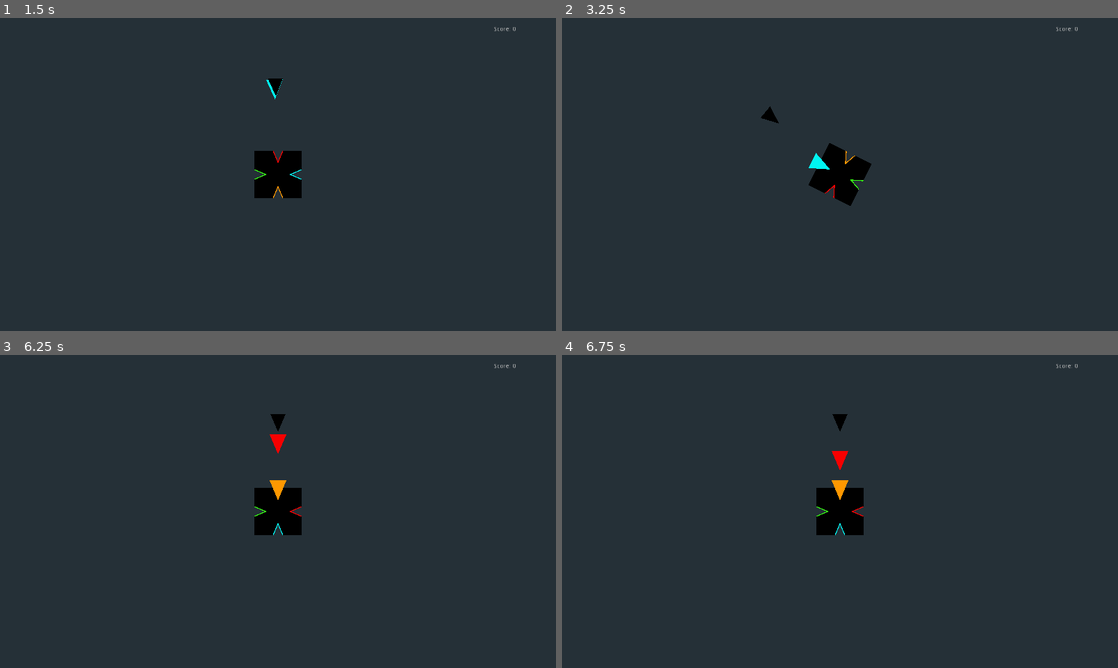
Above: before the commit, frames 1-4 (two rows, left to right).
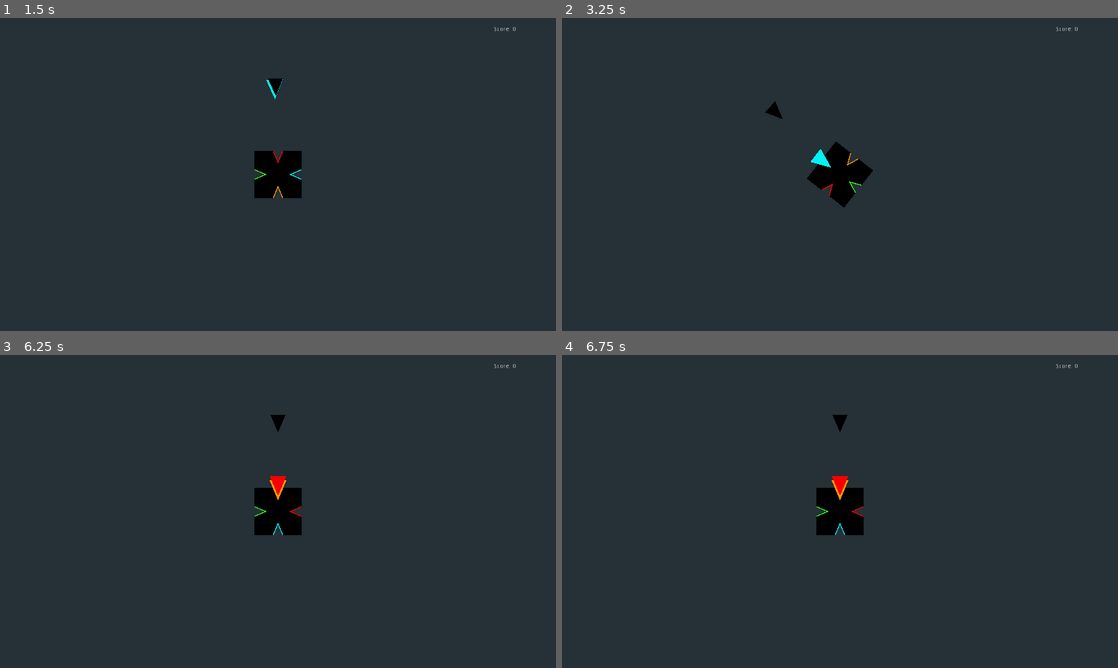
Above: after the commit, the same moments.

Repository: KeatonMueller/polymonous
Game: Godot game, scene res://Scenes/Title/TitleScreen.tscn
Two runs of this game, one before a commit and one after it. Both use one fixed random seed, a clock stepped at 60 frames per second and the inputs below.
Inputs:
- Up to frame 1 (1.5 s): click "New Game" at 0.5 s; tap Enter (new_game) at 1.25 s; hold Right (rot_right) from 1.28 s (still down); tap S (drop) at 1.35 s
- Up to frame 2 (3.25 s): tap Space at 2 s; release Right (rot_right) at 2.03 s; hold Left (rot_left) 2.03-2.78 s; tap S (drop) at 2.1, 3.05 s; hold Right (rot_right) from 2.78 s (still down); tap Enter (new_game) at 2.85 s
- Up to frame 3 (6.25 s): tap S (drop) at 3.6, 4.35, 5.3, 5.85 s; tap Enter (new_game) at 4.25, 5.1 s; release Right (rot_right) at 4.28 s; hold Left (rot_left) from 4.28 s (still down); tap Space at 5 s
- Up to frame 4 (6.75 s): release Left (rot_left) at 6.53 s; hold Right (rot_right) from 6.53 s (still down); tap S (drop) at 6.6 s

Frame 1 is identical in both runs. In frame 2, 0.6% of the frame differs, in the area x 35-56%, y 26-61%; in frame 3, 0.2%; in frame 4, 0.2%.

Commit message:
code cleanup and bug fix

Diff:
--- a/Scenes/Base/Base.gd
+++ b/Scenes/Base/Base.gd
@@ -1,4 +1,4 @@
-extends StaticBody2D
+extends Area2D
 
 var tw: Tween
 var num_sides: int = 0		# must be overriden by child class
@@ -23,6 +23,3 @@
 		pos_vals.erase(val)
 		values[theta] = val
 		bases[i].texture = load("res://Textures/Space/space_" + str(val) + ".svg")
-
-func lock_triangle(_theta: float, _value: int):
-	pass
--- a/Scenes/Base/Base4.tscn
+++ b/Scenes/Base/Base4.tscn
@@ -4,7 +4,7 @@
 [ext_resource path="res://Textures/Space/space_0.svg" type="Texture" id=2]
 [ext_resource path="res://Textures/Base/base4.svg" type="Texture" id=3]
 
-[node name="Base" type="StaticBody2D"]
+[node name="Base" type="Area2D"]
 z_index = 1
 script = ExtResource( 1 )
 
@@ -41,7 +41,7 @@
 
 [node name="Sprite3" type="Sprite" parent="."]
 position = Vector2( -39.95, 0 )
-rotation = 4.71239
+rotation = -1.5708
 scale = Vector2( 0.08, 0.08 )
 z_index = 3
 texture = ExtResource( 2 )
--- a/Scenes/Base/Base5.tscn
+++ b/Scenes/Base/Base5.tscn
@@ -4,7 +4,7 @@
 [ext_resource path="res://Scenes/Base/Base5.gd" type="Script" id=2]
 [ext_resource path="res://Textures/Space/space_0.svg" type="Texture" id=3]
 
-[node name="Base" type="StaticBody2D"]
+[node name="Base" type="Area2D"]
 script = ExtResource( 2 )
 
 [node name="Sprite" type="Sprite" parent="."]
--- a/Scenes/Base/Base6.tscn
+++ b/Scenes/Base/Base6.tscn
@@ -4,7 +4,7 @@
 [ext_resource path="res://Scenes/Base/Base6.gd" type="Script" id=2]
 [ext_resource path="res://Textures/Base/base6.svg" type="Texture" id=3]
 
-[node name="Base" type="StaticBody2D"]
+[node name="Base" type="Area2D"]
 z_index = 1
 script = ExtResource( 2 )
 
--- a/Scenes/Main/MainScene.gd
+++ b/Scenes/Main/MainScene.gd
@@ -5,16 +5,16 @@
 const Utils = preload("res://Utils/Utils.gd")
 const C = preload("res://Utils/Constants.gd")
 var tw: Tween
-var base: StaticBody2D
+var base: Area2D
 var cam: Camera2D
 var anim: AnimationPlayer
 var timer: Timer
 var score_label: RichTextLabel
 
 # current triangle values
-var curr_triangle: KinematicBody2D
+var curr_triangle: Area2D
 var fall_speed: float
-var guide_triangle: KinematicBody2D
+var guide_triangle: Area2D
 
 # action values
 var drop_vector: Vector2 = Vector2()
@@ -132,17 +132,17 @@
 			stop_anim()
 			curr_triangle.drop()
 
-func lock_collision(body):
-	# locked triangle detected a collision with `body`
-	if body == curr_triangle:
-		lock_triangle()
-
-func lock_triangle(collided=null):
+func lock_triangle(error: bool):
 	stop_anim()
 
 	# lose if collided with anything except the base
-	if collided != base:
+	if error:
 		game_over = true
+
+		# check to see if double placed
+		var th = Utils.round(curr_triangle.theta_calc)
+		if base.values.has(th):
+			curr_triangle.update_pos(-1, min_height + 10)
 		return
 
 	# reposition flush with base
@@ -151,34 +151,33 @@
 	# check if dropped in correct place
 	var th = Utils.round(curr_triangle.theta_calc)
 	if base.values[th] != curr_triangle.value:
-		base.lock_triangle(th, curr_triangle.value)
 		game_over = true
 		return
 
-	base.lock_triangle(th, curr_triangle.value)
-
-	# deactivate dropped triangle
-	curr_triangle.deactivate()
 	# save dropped triangle
 	var key = Utils.round(curr_triangle.theta_display)
 	if triangles.has(key):
 		triangles[key].append(curr_triangle)
 	else:
 		triangles[key] = [curr_triangle]
+
 	# erase if all are populated
 	if triangles.size() == base.num_sides:
-		resetting = true
-		score += int(fall_speed)
-		score_label.set_score(score)
-		fall_speed += 5
-		# erase on a timer
-		timer.set_wait_time(0.5)
-		timer.start()
-		timer_flag = C.TIMER_ACTION.ClearLayer
-		action_list.clear()
+		next_base()
 	else:
 		new_triangle(curr_triangle.theta_calc)
 		guide_triangle.send_to(C.INITIAL_HEIGHT)
+
+func next_base():
+	resetting = true
+	score += int(fall_speed)
+	score_label.set_score(score)
+	fall_speed += 5
+	# erase after a delay
+	timer.set_wait_time(0.5)
+	timer.start()
+	timer_flag = C.TIMER_ACTION.ClearLayer
+	action_list.clear()
 
 func _on_Timer_timeout():
 	timer.stop()
--- a/Scenes/Triangle/Triangle.gd
+++ b/Scenes/Triangle/Triangle.gd
@@ -1,9 +1,8 @@
-extends KinematicBody2D
+extends Area2D
 
 const C = preload("res://Utils/Constants.gd")
 const Utils = preload("res://Utils/Utils.gd")
 var main: Node2D
-var base: StaticBody2D
 var sprite: Sprite
 var anim: AnimationPlayer
 var value: int
@@ -22,6 +21,7 @@
 var to_target: bool = false
 var to_origin: bool = false
 var is_guide: bool = false
+var elapsed: float = 0.0
 
 func _ready():
 	main = get_parent()
@@ -48,6 +48,7 @@
 			to_origin = false
 		update_pos()
 
+	# do nothing if game over, resetting, or triangle is locked
 	if main.game_over or main.resetting or locked:
 		return
 
@@ -57,21 +58,26 @@
 
 	# move_and_collide if dropping
 	if dropping:
-		height = max(height - delta * drop_speed, min_height)
+		# disable intro lerp if already dropping
+		if to_target:
+			to_target = false
+		# lerp height
+		height = lerp(height, min_height, elapsed)
+		elapsed += delta * 4
 		update_pos()
-		if height == min_height:
+		if abs(height - min_height) <= 5:
 			dropping = false
-			lock(main.base)
+			lock_self(false)
 
 	# make the triangle fall slowly if not dropping
 	else:
-		# don't drop if you're the guide and still waiting on the current
+		# don't fall if you're the guide and still waiting on the current
 		if is_guide and main.curr_triangle.to_target:
 			return
 		height = max(height - delta * fall_speed, min_height)
 		update_pos()
 		if height == min_height and not tweening and not is_guide:
-			lock(main.base)
+			lock_self(false)
 
 func init(curr: bool, val: int, th_c: float, h: float, f_speed: float):
 	if curr:
@@ -95,20 +101,17 @@
 	target_height = h
 	to_target = true
 
-func deactivate():
-	sprite.offset = Vector2.ZERO
-	locked = true
-
-func lock(col=null):
+func lock_self(error: bool):
 	sprite.offset = Vector2.ZERO
 	locked = true
 	dropping = false
 	tweening = false
-	main.lock_triangle(col)
+	main.lock_triangle(error)
 
 func drop():
 	# initiate drop
 	dropping = true
+	elapsed = 0.0
 
 func update_pos(th_c: float=-1, h: float=-1):
 	# reposition triangle based on theta and height
@@ -177,14 +180,14 @@
 	sprite.texture = load("res://Textures/Triangle/triangle_" + str(val) + ".svg")
 	value = val
 
-func _on_Area2D_body_entered(body):
-	if locked:
-		main.lock_collision(body)
-	else:
-		# TODO: decide how to handle non-dropping collisions
-		pass
-
-
 func _on_AnimationPlayer_animation_finished(_anim_name):
 	if not is_guide:
 		anim.play("idle")
+
+
+func _on_Area2D_area_entered(area):
+	if is_guide or locked or area == main.guide_triangle:
+		return
+	if area == main.base and not tweening:
+		return
+	lock_self(true)
--- a/Scenes/Triangle/Triangle.tscn
+++ b/Scenes/Triangle/Triangle.tscn
@@ -80,7 +80,7 @@
 graph_offset = Vector2( -47.3616, 110.71 )
 nodes/output/position = Vector2( 580, 250 )
 
-[node name="KinematicBody2D" type="KinematicBody2D"]
+[node name="Area2D" type="Area2D"]
 position = Vector2( -0.139717, 0.0698547 )
 script = ExtResource( 3 )
 
@@ -100,4 +100,5 @@
 [node name="AnimationTree" type="AnimationTree" parent="."]
 tree_root = SubResource( 8 )
 anim_player = NodePath("../AnimationPlayer")
+[connection signal="area_entered" from="." to="." method="_on_Area2D_area_entered"]
 [connection signal="animation_finished" from="AnimationPlayer" to="." method="_on_AnimationPlayer_animation_finished"]
